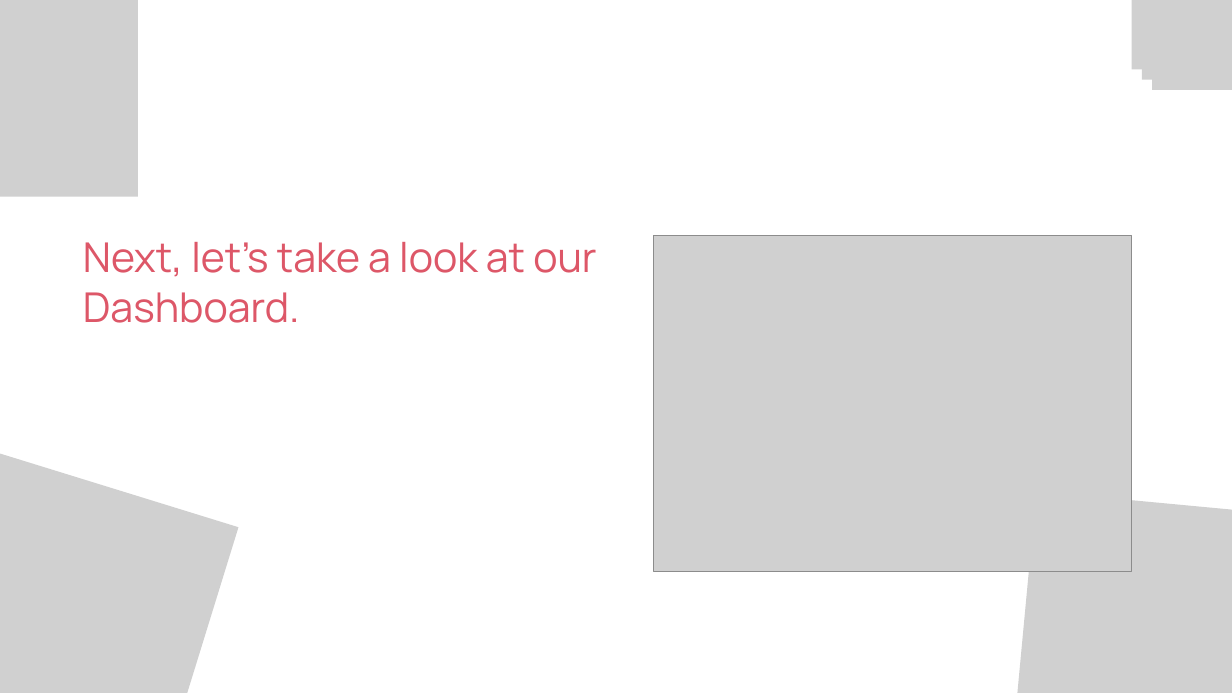
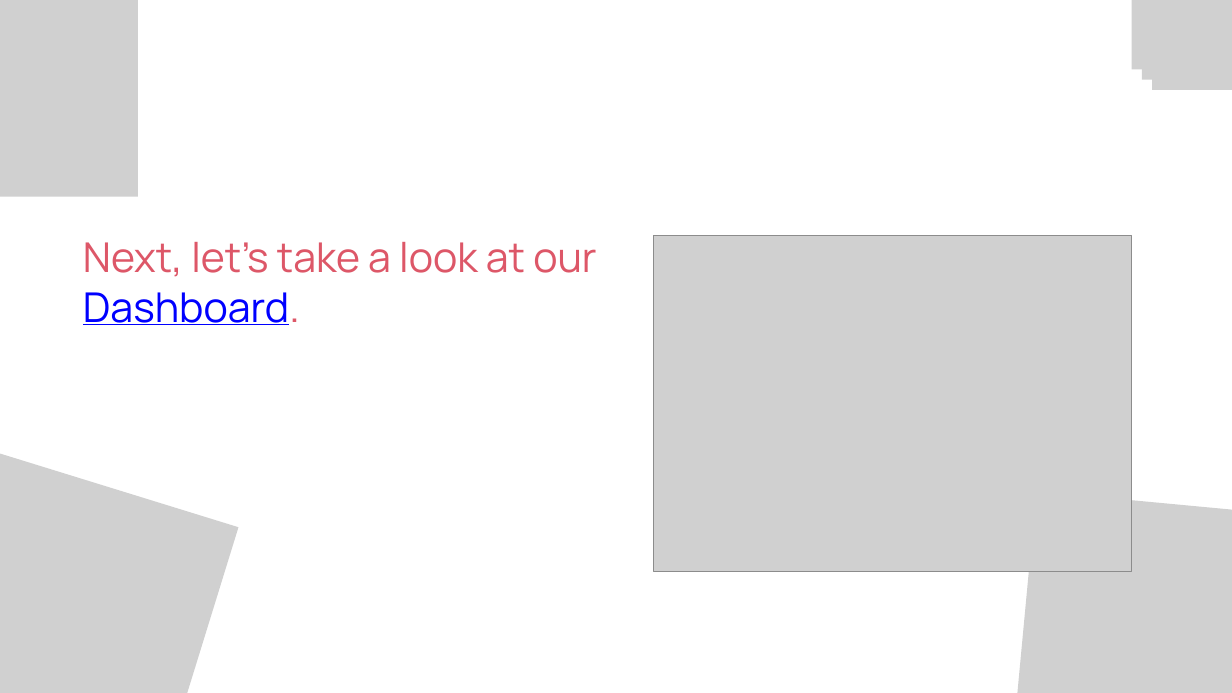
Before and after one commit to EngiEid/Customer_Churn_Dataset_Analysis, a slide deck: slide 18 of StayZen Customer Churn Presentation.pptx (slide 17 before the commit). Drawn at 1232x693 pixels with LibreOffice and Linux fonts; fonts in the diff are those of the drawing; grey boxes stand for pictures. Boxes give left, top, right and bottom in pixels: in the first picture for what was removed or moved away, otherwise in the second. Text is boxed around its words. In the diff, an @@ line names an element or a change of style, - is before the commit and + after.

```diff
--- a/StayZen Customer Churn Presentation.pptx
+++ b/StayZen Customer Churn Presentation.pptx
@@ text "Next, let’s take a look ..." at (x1=83, y1=242, x2=596, y2=325): text colour #DD5768 to #0000FF, underline on in "Dashboard." @@
```
Also in this commit, not shown: 8 other slides changed, 7 slides added, 4 slides removed, 2 other files.
